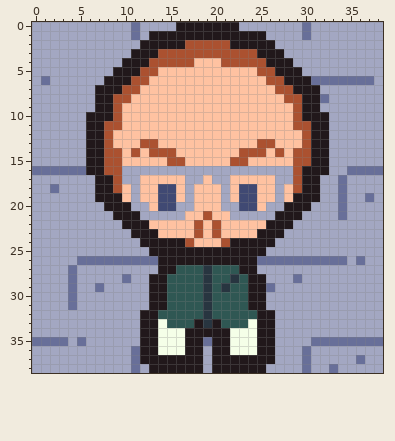
File history of a pixel-art sprite, Images/lumineau.png. Above, as it was before the edit.
The file is 39x39 pixels.
New version:
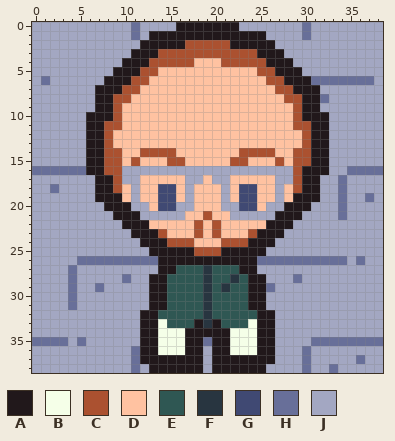
Palette (. is transparent): A #21181b  B #f5ffe8  C #ab5130  D #ffc2a1  E #2f5753  F #283540  G #404973  H #686f99  J #a3a7c2
Diff:
y 13: x 12..13 CC -> DD; x 25..26 CC -> DD
y 14: x 11..12 CD -> DC; x 26..27 DC -> CD
y 15: x 11 D -> C; x 27 D -> C
y 23: x 14 D -> C; x 24 D -> C
y 24: x 15..16 AA -> CC; x 22..23 AA -> CC
y 25: x 18..20 AAA -> CCC
